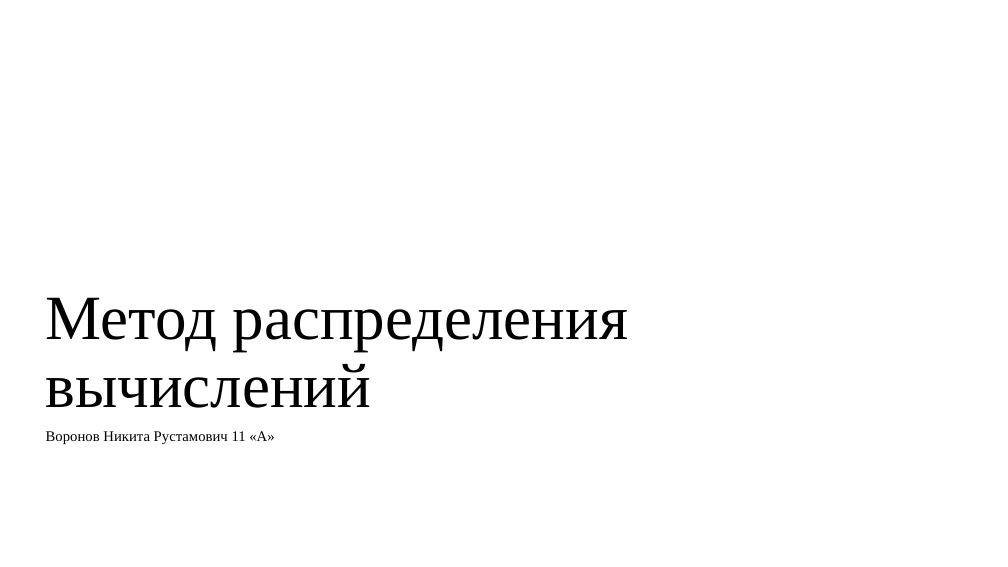
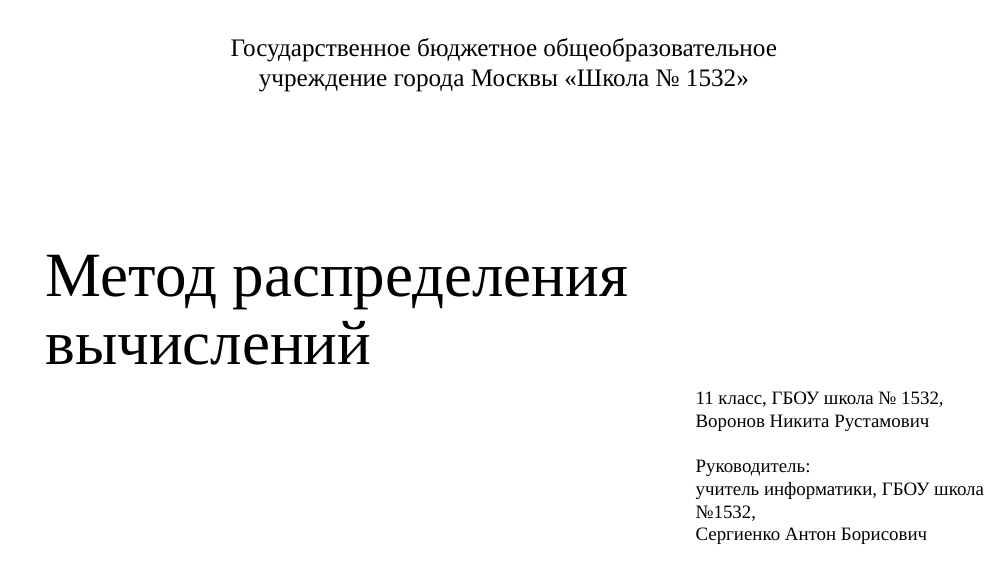
Before and after one commit to voronov-nikita/DiComp, a slide deck: slide 1 of doc/Метод распределения вычислений.pptx. Drawn at 1008x567 pixels with LibreOffice and Linux fonts; fonts in the diff are those of the drawing. Boxes give left, top, right and bottom in pixels: in the first picture for what was removed or moved away, otherwise in the second. Text is boxed around its words. In the diff, an @@ line names an element or a change of style, - is before the commit and + after.

```diff
--- a/doc/Метод распределения вычислений.pptx
+++ b/doc/Метод распределения вычислений.pptx
@@ text added at box(231, 38, 777, 92), 24 pt, text #000000 @@
+Государственное бюджетное общеобразовательное учреждение города Москвы «Школа № 1532»
@@ title "Метод распределения вычислений": place and size @@
-title "Метод распределения вычислений" at box(46, 297, 628, 408)
+title "Метод распределения вычислений" at box(46, 254, 628, 365)
@@ text added at box(696, 391, 984, 544), 18 pt, text #000000 @@
+11 класс, ГБОУ школа № 1532,
+Воронов Никита Рустамович
+Руководитель:
+учитель информатики, ГБОУ школа №1532,
+Сергиенко Антон Борисович
@@ subtitle removed at box(46, 431, 274, 444) @@
-Воронов Никита Рустамович 11 «А»
```
Also in this commit, not shown: 3 other files.
